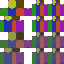
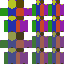
Comparing the layer stacks of the two 64 × 64 images. Changes:
painted on "Pasted Layer" over [0, 16, 28, 64]
